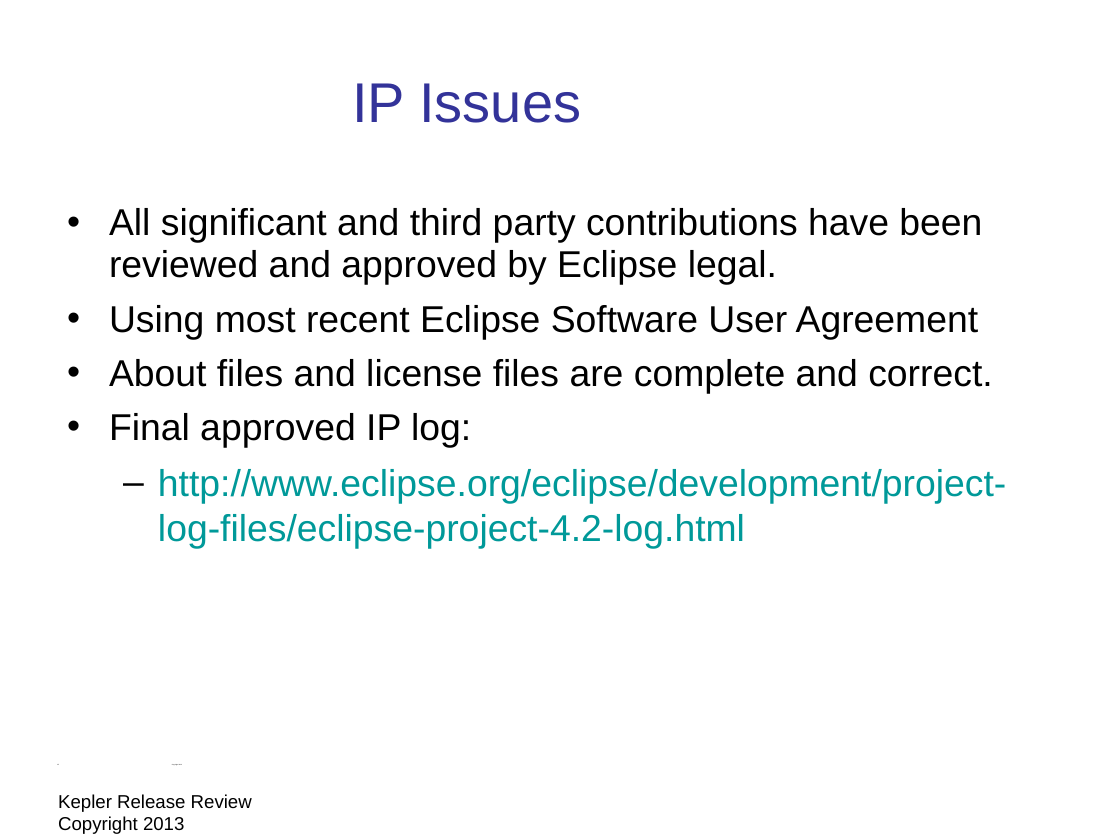
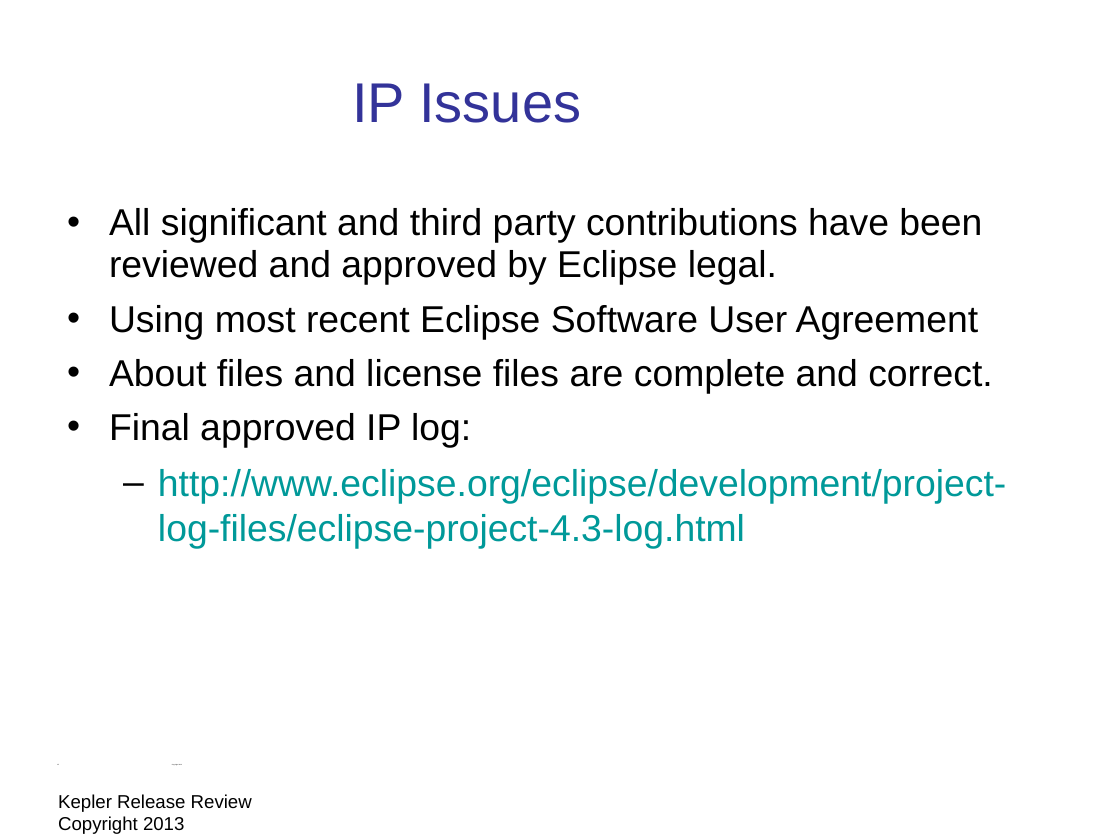
Before and after one commit to eclipse-platform/www.eclipse.org-eclipse-news, a slide deck: slide 25 of presentation/Kepler-release-review/eclipse-kepler-release-review.odp. Drawn at 1120x840 pixels with LibreOffice and Linux fonts; fonts in the diff are those of the drawing; background and template pictures are left out. Boxes give left, top, right and bottom in pixels: in the first picture for what was removed or moved away, otherwise in the second. Text is boxed around its words. In the diff, an @@ line names an element or a change of style, - is before the commit and + after.

```diff
--- a/presentation/Kepler-release-review/eclipse-kepler-release-review.odp
+++ b/presentation/Kepler-release-review/eclipse-kepler-release-review.odp
@@ text at <box>158,469,1006,548</box>: text changed @@
-  – http://www.eclipse.org/eclipse/development/project-log-files/eclipse-project-4.2-log.html
+  – http://www.eclipse.org/eclipse/development/project-log-files/eclipse-project-4.3-log.html
```
Also in this commit, not shown: 5 other slides changed, 1 other file.
